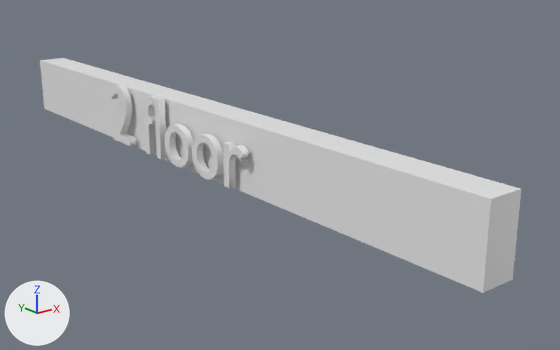
A saved change to the glTF model models/Buttons/button3.glb.
Both versions are drawn from a camera (50 mm lens) standing at (-0.567, 13.62, 1.834) and looking at (0.141, 14.505, 1.479). The lights are fixed; the arrows at lower left show +X, +Y and +Z. Where no turn or scale is listed for an object, it has been applied to the vertices.

In view in the first picture: 'Cube.018', 'Text.002'.
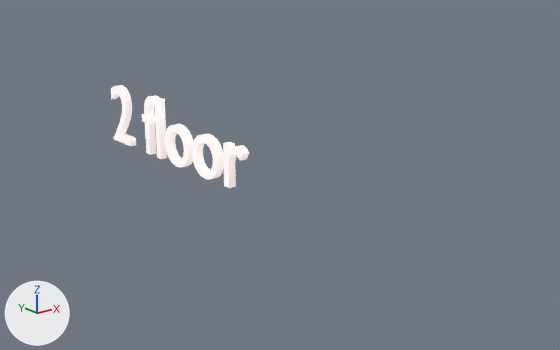
Commit message: Added buttons.glb

What differs and where, as boxes (x1, y1, x2, y2) in the pictures (560 x 350 px):
```json
{"object": "Cube.018", "change": "deleted", "before": [40, 58, 521, 293]}
{"object": "Text.002", "change": "recoloured", "before": [111, 85, 249, 188], "after": [111, 85, 249, 188], "on screen": "grey to white"}
```

The change, as JSON lines over the scene's bpy script:
```json
{"op": "add", "block": "mat_material_007", "code": ["mat_material_007 = principled_material('Material.007')", "mat_material_007.base_color = (0.8, 0.8, 0.8)  # white #e7e7e7", "mat_material_007.metallic = 1.0", "mat_material_007.roughness = 1.0", "mat_material_007.emission_color = (0.598, 0.512, 0.503)  # light grey #cbbebc", "mat_material_007.emission_strength = 1.0"]}
{"block": "me_text_002", "where": "me_text_002.from_pydata(...)  # 800 vertices, 1584 faces; spans x -0.006..0.007, y -0.383..-0.005, z -0.001..0.096"}
{"op": "add", "block": "me_text_002", "code": "me_text_002.materials.append(mat_material_007)  # white #e7e7e7"}
{"op": "remove", "block": "ob_cube_018", "code": ["ob_cube_018 = bpy.data.objects.new('Cube.018', me_cube_030)", "ob_cube_018.location = (0.062, 14.599, 1.536)", "ob_cube_018.rotation_euler = (0.0, 0.0, -3.138)  # degrees (0, 0, -180)", "ob_cube_018.scale = (-0.025, 0.55, 0.05)"]}
```
